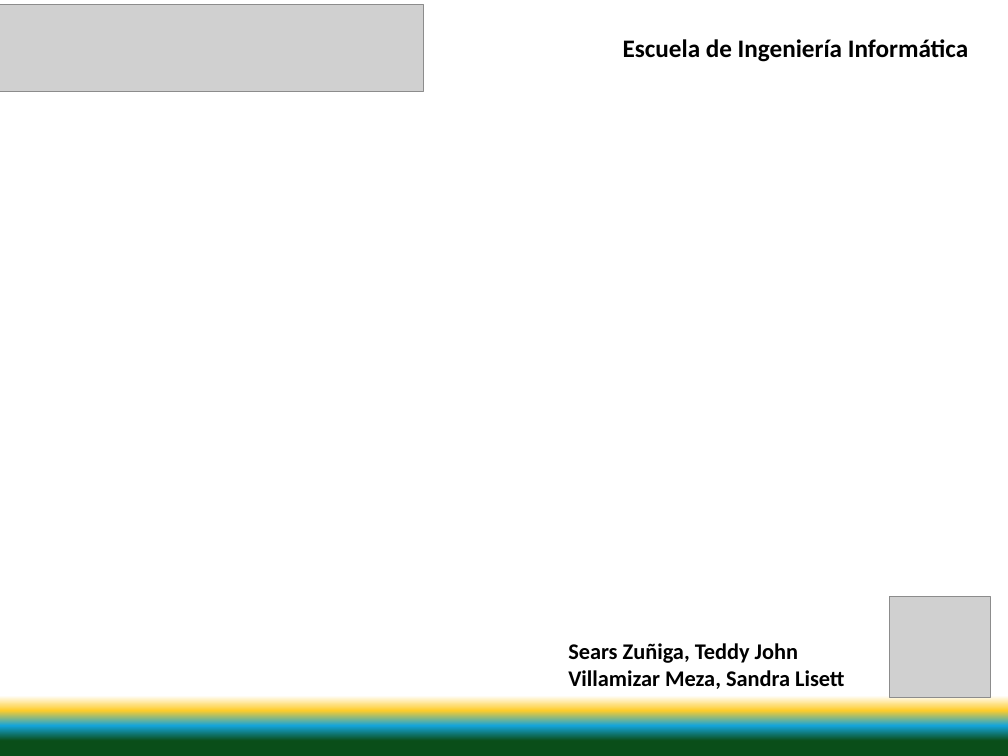
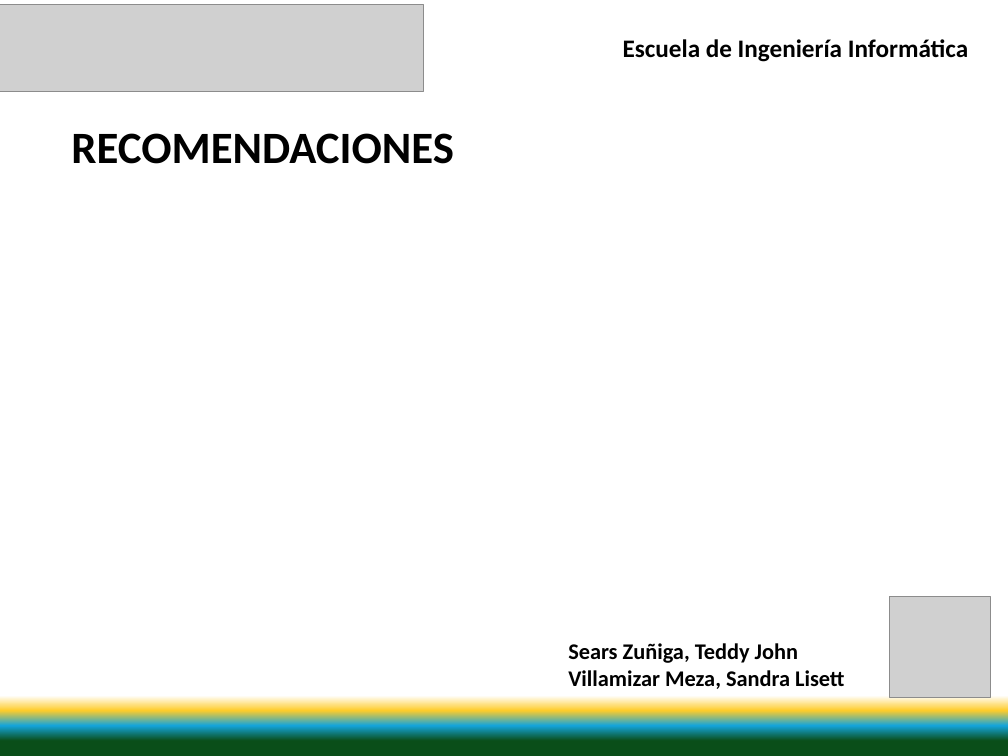
Before and after one commit to svillami/SanTed, a slide deck: slide 39 of Documentacion/Presentacion/Presentacion V1.0.pptx. Drawn at 1008x756 pixels with LibreOffice and Linux fonts; fonts in the diff are those of the drawing; grey boxes stand for pictures. Boxes give left, top, right and bottom in pixels: in the first picture for what was removed or moved away, otherwise in the second. Text is boxed around its words. In the diff, an @@ line names an element or a change of style, - is before the commit and + after.

```diff
--- a/Documentacion/Presentacion/Presentacion V1.0.pptx
+++ b/Documentacion/Presentacion/Presentacion V1.0.pptx
@@ text added at <box>71,133,454,164</box>, 32 pt, text #000000, bold @@
+RECOMENDACIONES
```
Also in this commit, not shown: 3 other slides changed, 2 other files.
